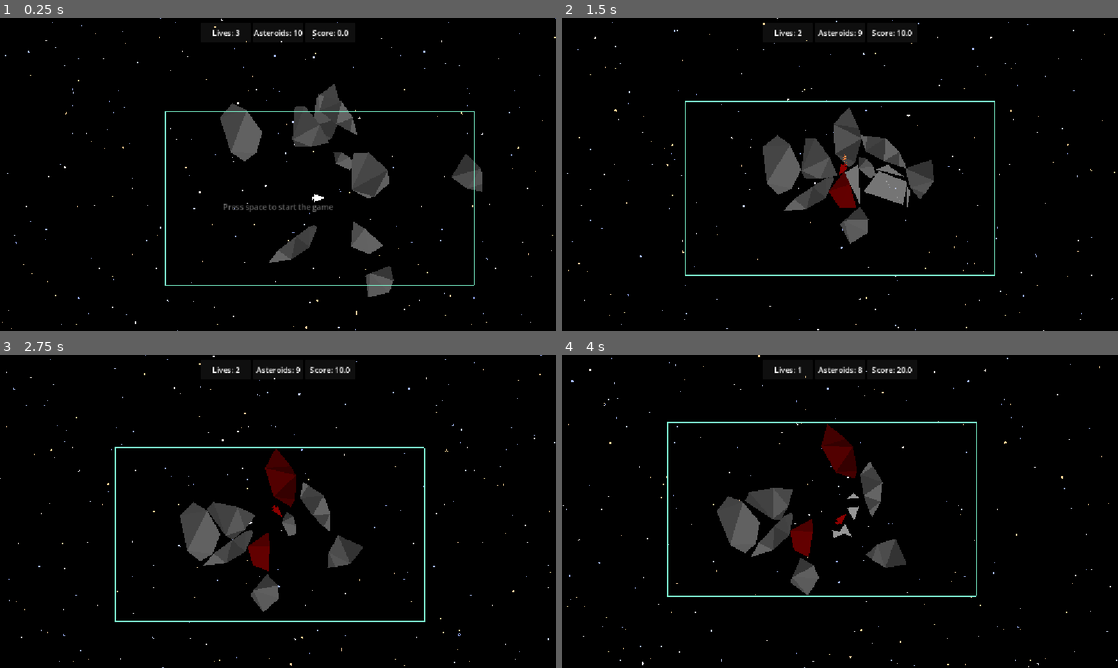
Above: before the commit, frames 1-4 (two rows, left to right).
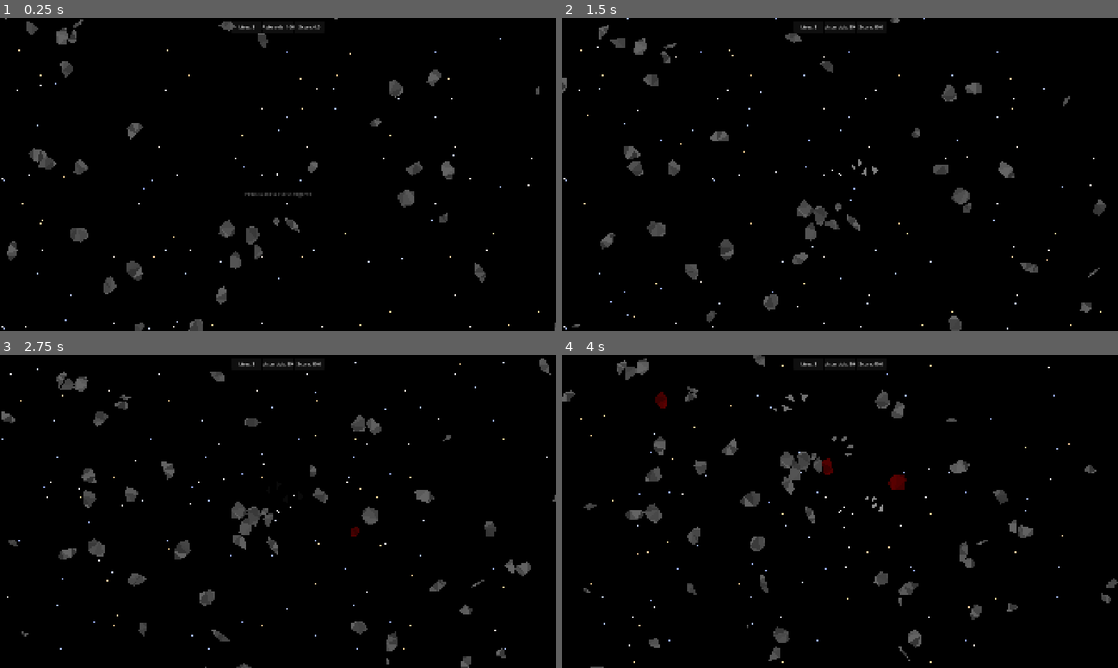
Above: after the commit, the same moments.

Repository: ProudFridge/Asteroids
Game: Godot game, scene res://scenes/game/game.tscn
Same seed, same stepped clock (60 frames per second), same inputs: the game is played once before the commit and once after it.
Inputs (mouse positions are in pixels of both pictures, inside the frame that each line leads up to):
- Up to frame 1 (0.25 s): no input
- Up to frame 2 (1.5 s): tap Space (space) at 0.5, 1.35 s; move the mouse to (962, 158) at 0.52 s; hold D (turn_right) 0.53-1.28 s; hold Space (space) 0.53-1.28 s; click (962, 158) at 0.67 s; move the mouse to (728, 190) at 1.27 s; hold S (backwards) from 1.28 s (still down)
- Up to frame 3 (2.75 s): move the mouse to (333, 442) at 2.02 s; release S (backwards) at 2.03 s; hold D (turn_right) from 2.03 s (still down); hold Space (space) from 2.03 s (still down); tap Alt at 2.1 s
- Up to frame 4 (4 s): move the mouse to (812, 574) at 2.77 s; release D (turn_right) at 2.78 s; release Space (space) at 2.78 s; hold W (forwards) 2.78-3.53 s; tap Shift at 2.85 s; click (812, 574) at 2.92 s; tap Space (space) at 3.05 s; move the mouse to (1006, 558) at 3.52 s; hold A (turn_left) from 3.53 s (still down); hold Space (space) from 3.53 s (still down)

The runs differ from the first frame. In frame 1, 8.5% of the frame differs, in the area x 0-100%, y 0-100%; in frame 2, 9.0%; in frame 3, 8.5%; in frame 4, 9.0%.

Commit message:
Add cooldown to the shooting

Diff:
--- a/project.godot
+++ b/project.godot
@@ -28,6 +28,9 @@
 
 [display]
 
+window/size/viewport_width=1920
+window/size/viewport_height=1080
+window/size/mode=3
 window/stretch/mode="canvas_items"
 window/stretch/aspect="expand"
 
--- a/scenes/game/border.gd
+++ b/scenes/game/border.gd
@@ -11,4 +11,4 @@
 	pass
 
 func _draw() -> void:
-	draw_rect(Rect2(Vector2.ZERO, Global.windowSize), Color.AQUAMARINE, false)
+	draw_rect(Rect2(Vector2.ZERO, Global.windowSize), Color.WHITE_SMOKE, false)
--- a/scenes/game/game.tscn
+++ b/scenes/game/game.tscn
@@ -14,6 +14,7 @@
 [ext_resource type="Script" uid="uid://cqsmjxsidqn44" path="res://scenes/game/border.gd" id="12_5jirj"]
 [ext_resource type="Script" uid="uid://bfj3kk4w0o7o6" path="res://scenes/game/ui/game_start_label.gd" id="12_otnwt"]
 [ext_resource type="Script" uid="uid://b6ls8uptisac" path="res://scenes/game/ui/pause_menu/pause_menu.gd" id="12_vaxfo"]
+[ext_resource type="Script" uid="uid://bdp8a8gne6npq" path="res://scenes/game/ui/pause_menu/restart_button.gd" id="13_3xj4h"]
 [ext_resource type="Script" uid="uid://br8owlchcm7kq" path="res://scenes/game/ui/pause_menu/quit_button.gd" id="13_ftsea"]
 
 [sub_resource type="LabelSettings" id="LabelSettings_0sr1o"]
@@ -44,9 +45,8 @@
 
 [node name="Camera2D" type="Camera2D" parent="Player" unique_id=863287189]
 process_mode = 3
-zoom = Vector2(0.8, 0.8)
+zoom = Vector2(0.5, 0.5)
 limit_enabled = false
-position_smoothing_enabled = true
 
 [node name="Managers" type="Node" parent="." unique_id=1491249176]
 
@@ -249,6 +249,7 @@
 [node name="RestartButton" type="Button" parent="PauseMenuLayer/PauseMenu/VBoxContainer" unique_id=198654607]
 layout_mode = 2
 text = "Restart"
+script = ExtResource("13_3xj4h")
 
 [node name="MainMenuButton" type="Button" parent="PauseMenuLayer/PauseMenu/VBoxContainer" unique_id=295130982]
 layout_mode = 2
--- /dev/null
+++ b/scenes/game/ui/pause_menu/restart_button.gd
@@ -0,0 +1,11 @@
+extends Button
+
+
+# Called when the node enters the scene tree for the first time.
+func _ready() -> void:
+	self.pressed.connect(_on_restart_button_pressed)
+
+
+# Called every frame. 'delta' is the elapsed time since the previous frame.
+func _on_restart_button_pressed() -> void:
+	SwitcherSingleton.goto_scene("res://scenes/game/game.tscn")
--- a/scenes/managers/asteroid_manager/asteroid_manager.gd
+++ b/scenes/managers/asteroid_manager/asteroid_manager.gd
@@ -12,7 +12,7 @@
 
 # Called when the node enters the scene tree for the first time.
 func _ready() -> void:
-	instantiate_asteroid_in_area(10, Vector2(get_window().size), 100)
+	instantiate_asteroid_in_area(100, Global.windowSize, 100)
 
 
 ## Instantiates asteroids in a specified area
--- a/scenes/managers/bullet_manager/bullet_manager.gd
+++ b/scenes/managers/bullet_manager/bullet_manager.gd
@@ -2,14 +2,29 @@
 class_name BulletManager
 
 @export var shooter: Player
+var bulletAmount: int = 3
+var spread: float = 10 # in degrees
+var cooldown: float = 0.1
+var isCooldownDone: bool = true
+var bulletSpeed: float = 500
 
 const BULLET: Resource = preload("uid://c4bego3ny732p")
 
-func _input(event: InputEvent) -> void:
-	if event.is_action_pressed("space"):
+func _process(delta: float) -> void:
+	if  isCooldownDone && Input.is_action_pressed("space"):
+		_instantiate_bullet()
+		isCooldownDone = false
+		get_tree().create_timer(cooldown).timeout.connect(func() -> void: isCooldownDone = true)
+
+
+func _instantiate_bullet() -> void:
+	var spreadInterval: float = spread / bulletAmount
+
+	for i: int in bulletAmount:
 		var bulletInstance: Bullet = BULLET.instantiate()
-		bulletInstance.rotation = shooter.rotation
+		bulletInstance.rotation = shooter.rotation - deg_to_rad(spread) / 2 + deg_to_rad(spread) * i
 		bulletInstance.position = shooter.position
+		bulletInstance.speed = bulletSpeed
 		# Make the bullets velocity realistic: makes it relative
 		#bulletInstance.velocity = bulletInstance.speed * Vector2.from_angle(shooter.rotation).normalized() + shooter.velocity
 		add_child(bulletInstance)
--- a/scenes/managers/game_manager/game_manager.gd
+++ b/scenes/managers/game_manager/game_manager.gd
@@ -5,7 +5,6 @@
 # Made create a node that searches for other nodes in the scene tree
 @export var asteroidManager: AsteroidManager # To detect when we won
 @export var player: Player # To detect when we lost
-@export var gameAreaSize: Vector2 = Vector2(500, 500)
 
 var isGameRunning: bool = false
 
--- a/scenes/player/player.gd
+++ b/scenes/player/player.gd
@@ -41,19 +41,20 @@
 	if collision:
 		var collisionPosition : Vector2 = collision.get_position()
 
-		if collisionPosition.x >= viewportSize.x:
-			position.x = 0
+		if collisionPosition.x >= Global.windowSize.x:
+			position.x = collisionPosition.x - position.x
 
 		if collisionPosition.x <= 0:
-			position.x = viewportSize.x
+			position.x = Global.windowSize.x - (collisionPosition.x - position.x)
 
-		if collisionPosition.y >= viewportSize.y:
-			position.y = 0
+		if collisionPosition.y >= Global.windowSize.y:
+			position.y = collisionPosition.y - position.y
 
 		# Won't work without the 1
 		print(collisionPosition.y)
 		if collisionPosition.y <= 0:
-			position.y = viewportSize.y
+			position.y = Global.windowSize.y - (collisionPosition.y - position.y)
+
 
 func _physics_process(delta: float) -> void:
 	# Get the input direction and handle the movement/deceleration.
--- a/scenes/player/player.tscn
+++ b/scenes/player/player.tscn
@@ -11,6 +11,9 @@
 
 [sub_resource type="Gradient" id="Gradient_lvxji"]
 colors = PackedColorArray(1, 0.71500003, 0.43, 1, 1, 0.33349997, 0.06999999, 1)
+
+[sub_resource type="CircleShape2D" id="CircleShape2D_2m7xh"]
+radius = 265.0019
 
 [node name="Player" type="RigidBody2D" unique_id=752532407]
 z_index = 1
@@ -51,3 +54,10 @@
 [node name="DamageTimer" type="Timer" parent="." unique_id=1806139019]
 wait_time = 2.0
 one_shot = true
+
+[node name="Area2D" type="Area2D" parent="." unique_id=1005154710]
+gravity_space_override = 3
+gravity = 4096.0
+
+[node name="CollisionShape2D" type="CollisionShape2D" parent="Area2D" unique_id=183973814]
+shape = SubResource("CircleShape2D_2m7xh")
--- a/singletons/global/global.gd
+++ b/singletons/global/global.gd
@@ -5,4 +5,5 @@
 
 # Called when the node enters the scene tree for the first time.
 func _ready() -> void:
-	windowSize = Vector2(get_window().size)
+	#windowSize = Vector2(get_window().size)
+	windowSize = Vector2(5000, 5000)
Not shown, added: scenes/game/ui/pause_menu/restart_button.gd.uid
